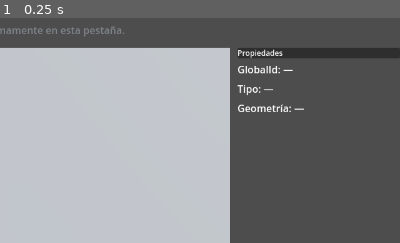
Above: before the commit, frame 1.
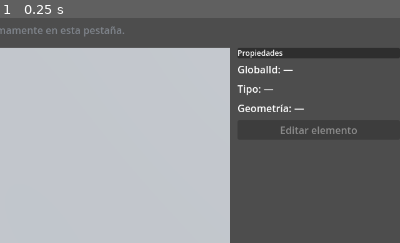
Above: after the commit, the same moment.

Repository: hfiguereo/axonBIM
Game: Godot game, scene res://scenes/main/main.tscn
The game is run twice, just before and just after one commit, with the same random seed, the same clock (stepped at 60 frames per second) and the same inputs.
Inputs:
- Up to frame 1 (0.25 s): no input
The pictures show only the part of the screen within x 50-100%, y 10-60%; the shares and areas given below are measured in that part.

The runs differ from the first frame. In frame 1, 0.2% of the frame differs, in the area x 70-90%, y 48-52%.

Commit message:
feat(ui): añade modo edicion por elemento
Co-authored-by: hfiguereo <hfiguereo@users.noreply.github.com>

Diff:
--- a/frontend/scenes/main/main.tscn
+++ b/frontend/scenes/main/main.tscn
@@ -259,6 +259,12 @@
 autowrap_mode = 2
 text = "Geometría: (pendiente RPC en Fase 2)"
 
+[node name="EditModeButton" type="Button" parent="UI/Root/Workspace/MainSplit/InnerSplit/RightDock/PropsScroll/PropsVBox"]
+unique_name_in_owner = true
+layout_mode = 2
+text = "Editar elemento"
+disabled = true
+
 [node name="StatusBar" type="PanelContainer" parent="UI/Root"]
 layout_mode = 2
 custom_minimum_size = Vector2(0, 30)
--- a/frontend/scripts/main/main_scene.gd
+++ b/frontend/scripts/main/main_scene.gd
@@ -10,6 +10,7 @@
 var _push_pull_tool: Node
 var _muros_tree_parent: TreeItem
 var _wall_tree_items: Dictionary = {}  # guid -> TreeItem
+var _edit_mode_guid: String = ""
 
 @onready var _ribbon_tabs: TabBar = $%RibbonTabs
 @onready var _ribbon_tools_inicio: Control = $%RibbonToolsInicio
@@ -25,10 +26,9 @@
 @onready var _prop_guid_label: Label = $%PropGuidLabel
 @onready var _prop_type_label: Label = $%PropTypeLabel
 @onready var _prop_dims_label: Label = $%PropDimsLabel
-@onready var _camera: Camera3D = $UI/Root/Workspace/MainSplit/InnerSplit/ViewportContainer/SubViewport/World/Camera3D
-@onready var _project_view: Node3D = (
-	$UI/Root/Workspace/MainSplit/InnerSplit/ViewportContainer/SubViewport/World/ProjectView
-)
+@onready var _edit_mode_button: Button = $%EditModeButton
+@onready var _camera: Camera3D = %Camera3D
+@onready var _project_view: Node3D = %ProjectView
 @onready var _viewport_container: SubViewportContainer = $%ViewportContainer
 @onready var _subviewport: SubViewport = $%SubViewport
 
@@ -59,6 +59,7 @@
 	_wall_button.pressed.connect(_on_create_wall_pressed)
 	_push_pull_button.pressed.connect(_on_push_pull_pressed)
 	_save_button.pressed.connect(_on_save_pressed)
+	_edit_mode_button.pressed.connect(_on_edit_mode_button_pressed)
 	_viewport_container.gui_input.connect(_on_viewport_container_gui_input)
 	_project_tree.item_selected.connect(_on_project_tree_item_selected)
 
@@ -72,6 +73,8 @@
 		var k: InputEventKey = event as InputEventKey
 		if k.pressed and k.keycode == KEY_Z and k.ctrl_pressed and not k.shift_pressed:
 			_do_undo_async()
+		elif k.pressed and k.keycode == KEY_ESCAPE and _is_edit_mode_active():
+			_exit_edit_mode("Modo edición: cerrado")
 
 
 func _do_undo_async() -> void:
@@ -135,6 +138,8 @@
 	var md: Variant = item.get_metadata(0)
 	if md is String and _is_wall_guid(md):
 		_project_view.set_selection(md)
+		if _is_edit_mode_active() and md != _edit_mode_guid:
+			_exit_edit_mode("")
 		_refresh_properties_panel()
 		_log_label.text = "Selección (árbol): %s" % md
 
@@ -159,10 +164,14 @@
 		_prop_guid_label.text = "GlobalId: —"
 		_prop_type_label.text = "Tipo: —"
 		_prop_dims_label.text = "Geometría: —"
+		_edit_mode_button.text = "Editar elemento"
+		_edit_mode_button.disabled = true
 		return
 	_prop_guid_label.text = "GlobalId: %s" % guid
 	_prop_type_label.text = "Tipo: IfcWall"
 	_prop_dims_label.text = "Geometría: (detalle vía RPC en Fase 2)"
+	_edit_mode_button.disabled = false
+	_edit_mode_button.text = "Salir de edición" if _edit_mode_guid == guid else "Editar elemento"
 
 
 func _refresh_status() -> void:
@@ -197,11 +206,13 @@
 	if _wall_tool.is_active():
 		_wall_tool.deactivate()
 		_project_view.clear_selection()
+		_exit_edit_mode("")
 		_refresh_properties_panel()
 		_log_label.text = "Crear muro: cancelado"
 		return
 	_push_pull_tool.deactivate()
 	_project_view.clear_selection()
+	_exit_edit_mode("")
 	_refresh_properties_panel()
 	_wall_tool.activate()
 	_log_label.text = "Crea muro: clickea P1 luego P2 en el viewport"
@@ -212,11 +223,14 @@
 		_push_pull_tool.deactivate()
 		_log_label.text = "Push/Pull: cancelado"
 		return
+	if not _is_edit_mode_active():
+		_log_label.text = "Entra en modo edición para usar Push/Pull."
+		return
 	_wall_tool.deactivate()
-	_project_view.clear_selection()
-	_refresh_properties_panel()
-	_push_pull_tool.activate()
-	_log_label.text = "Push/Pull: pasa el raton sobre la cara; clic para fijarla."
+	_project_view.set_selection(_edit_mode_guid)
+	_refresh_properties_panel()
+	_push_pull_tool.activate(_edit_mode_guid)
+	_log_label.text = "Push/Pull: elige una cara del elemento en edición."
 
 
 func _on_save_pressed() -> void:
@@ -258,9 +272,14 @@
 				_push_pull_tool.handle_viewport_click(pos)
 			else:
 				var picked: String = _project_view.pick_entity_at_screen(_camera, pos)
+				var is_double_click: bool = mb.double_click and picked != ""
 				_sync_tree_selection(picked)
+				if _is_edit_mode_active() and picked != _edit_mode_guid:
+					_exit_edit_mode("")
 				_refresh_properties_panel()
-				if picked != "":
+				if is_double_click:
+					_enter_edit_mode(picked)
+				elif picked != "":
 					_log_label.text = "Seleccionado: %s" % picked
 				else:
 					_log_label.text = "Sin selección (clic en vacío)"
@@ -277,3 +296,39 @@
 	_project_view.set_selection(guid)
 	_refresh_properties_panel()
 	_log_label.text = "Muro creado: %s (total=%d)" % [guid, _project_view.entity_count()]
+
+
+func _on_edit_mode_button_pressed() -> void:
+	var guid: String = _project_view.selected_guid()
+	if _is_edit_mode_active():
+		_exit_edit_mode("Modo edición: cerrado")
+	elif guid != "":
+		_enter_edit_mode(guid)
+
+
+func _enter_edit_mode(guid: String) -> void:
+	if guid == "" or not _project_view.has_entity(guid):
+		return
+	_wall_tool.deactivate()
+	_push_pull_tool.deactivate()
+	_edit_mode_guid = guid
+	_project_view.set_selection(guid)
+	_project_view.set_edit_target(guid)
+	_sync_tree_selection(guid)
+	_refresh_properties_panel()
+	_log_label.text = "Modo edición: %s. Usa Push/Pull o Esc para salir." % guid
+
+
+func _exit_edit_mode(message: String) -> void:
+	if _edit_mode_guid == "":
+		return
+	_edit_mode_guid = ""
+	_push_pull_tool.deactivate()
+	_project_view.clear_edit_target()
+	_refresh_properties_panel()
+	if message != "":
+		_log_label.text = message
+
+
+func _is_edit_mode_active() -> bool:
+	return _edit_mode_guid != ""
--- a/frontend/scripts/tools/push_pull_tool.gd
+++ b/frontend/scripts/tools/push_pull_tool.gd
@@ -14,6 +14,7 @@
 var _project_view: Node3D
 var _active: bool = false
 var _step: int = 0
+var _editable_guid: String = ""
 var _pending_guid: String = ""
 var _pending_topo: String = ""
 ## Normal unitaria de extrusion (fijada en el primer clic; coincide con la cara resaltada).
@@ -26,9 +27,10 @@
 	_project_view = project_view
 
 
-func activate() -> void:
+func activate(editable_guid: String = "") -> void:
 	_active = true
 	_step = 0
+	_editable_guid = editable_guid
 	_pending_guid = ""
 	_pending_topo = ""
 	_extrusion_axis = Vector3.ZERO
@@ -41,6 +43,7 @@
 func deactivate() -> void:
 	_active = false
 	_step = 0
+	_editable_guid = ""
 	_pending_guid = ""
 	_pending_topo = ""
 	_extrusion_axis = Vector3.ZERO
@@ -64,6 +67,10 @@
 			_project_view.clear_face_hover()
 			push_pull_completed.emit(false, "Selecciona una cara de muro.")
 			return
+		if _editable_guid != "" and str(hit["guid"]) != _editable_guid:
+			_project_view.clear_face_hover()
+			push_pull_completed.emit(false, "Edita solo el elemento activo.")
+			return
 		_pending_guid = str(hit["guid"])
 		_pending_topo = str(hit["topo_id"])
 		_extrusion_axis = (hit["normal"] as Vector3).normalized()
@@ -74,7 +81,9 @@
 		_anchor = hit["position"] as Vector3
 		_project_view.lock_face_hover_from_hit(hit)
 		_step = 1
-		status_message.emit("Push/Pull: segundo clic en la vista (profundidad a lo largo de la normal).")
+		status_message.emit(
+			"Push/Pull: segundo clic en la vista (profundidad a lo largo de la normal)."
+		)
 		return
 
 	var vec: Vector3 = _extrusion_vector_from_click(screen_pos)
--- a/frontend/scripts/viewport_3d/project_view.gd
+++ b/frontend/scripts/viewport_3d/project_view.gd
@@ -20,9 +20,11 @@
 var _triangle_topo: Dictionary = {}  # guid -> Array[String] (una por triángulo)
 var _material: StandardMaterial3D = _default_material()
 var _highlight: StandardMaterial3D = _highlight_material()
+var _edit_highlight: StandardMaterial3D = _edit_highlight_material()
 var _hover_preview_mat: StandardMaterial3D = _face_hover_preview_material()
 var _hover_locked_mat: StandardMaterial3D = _face_hover_locked_material()
 var _selected_guid: String = ""
+var _edit_guid: String = ""
 var _face_hover_mi: MeshInstance3D
 var _face_hover_locked: bool = false
 
@@ -52,6 +54,7 @@
 	mi.mesh = MeshBuilder.build_array_mesh(mesh_dict)
 	_store_topo_ids(guid, mesh_dict)
 	mi.create_trimesh_collision()
+	_refresh_entity_overlay(guid)
 
 
 func remove_entity(guid: String) -> void:
@@ -59,6 +62,8 @@
 		return
 	if _selected_guid == guid:
 		_selected_guid = ""
+	if _edit_guid == guid:
+		_edit_guid = ""
 	_triangle_topo.erase(guid)
 	var node: MeshInstance3D = _entities[guid]
 	node.queue_free()
@@ -70,13 +75,25 @@
 
 
 func set_selection(guid: String) -> void:
-	if _selected_guid != "" and _entities.has(_selected_guid):
-		var prev: MeshInstance3D = _entities[_selected_guid]
-		prev.material_overlay = null
+	var previous_guid: String = _selected_guid
 	_selected_guid = guid
-	if guid != "" and _entities.has(guid):
-		var mi: MeshInstance3D = _entities[guid]
-		mi.material_overlay = _highlight
+	_refresh_entity_overlay(previous_guid)
+	_refresh_entity_overlay(guid)
+
+
+func set_edit_target(guid: String) -> void:
+	"""Define el elemento editable; vacío sale del modo edición."""
+	var previous_guid: String = _edit_guid
+	_edit_guid = guid if guid != "" and _entities.has(guid) else ""
+	if _edit_guid != "":
+		_selected_guid = _edit_guid
+	_refresh_entity_overlay(previous_guid)
+	_refresh_entity_overlay(_selected_guid)
+	clear_face_hover()
+
+
+func clear_edit_target() -> void:
+	set_edit_target("")
 
 
 func pick_entity_at_screen(camera: Camera3D, screen_pos: Vector2) -> String:
@@ -96,6 +113,8 @@
 		return {"ok": false}
 	var guid: String = _guid_from_collider(hit.get("collider"))
 	if guid == "":
+		return {"ok": false}
+	if _edit_guid != "" and guid != _edit_guid:
 		return {"ok": false}
 	var fi: int = int(hit.get("face_index", -1))
 	if fi < 0:
@@ -183,7 +202,9 @@
 	_face_hover_mi.visible = true
 
 
-func _triangle_hover_mesh(mi: MeshInstance3D, face_idx: int, hit_normal_world: Vector3) -> ArrayMesh:
+func _triangle_hover_mesh(
+	mi: MeshInstance3D, face_idx: int, hit_normal_world: Vector3
+) -> ArrayMesh:
 	var src: Mesh = mi.mesh
 	if src == null or src.get_surface_count() < 1:
 		return null
@@ -258,6 +279,22 @@
 	return _selected_guid
 
 
+func edit_target_guid() -> String:
+	return _edit_guid
+
+
+func _refresh_entity_overlay(guid: String) -> void:
+	if guid == "" or not _entities.has(guid):
+		return
+	var mi: MeshInstance3D = _entities[guid]
+	if guid == _edit_guid:
+		mi.material_overlay = _edit_highlight
+	elif guid == _selected_guid:
+		mi.material_overlay = _highlight
+	else:
+		mi.material_overlay = null
+
+
 func _store_topo_ids(guid: String, mesh_dict: Dictionary) -> void:
 	var raw: Variant = mesh_dict.get("topo_ids", [])
 	var arr: Array = []
@@ -322,6 +359,17 @@
 	return mat
 
 
+func _edit_highlight_material() -> StandardMaterial3D:
+	var mat: StandardMaterial3D = StandardMaterial3D.new()
+	mat.albedo_color = Color(0.15, 0.62, 1.0, 0.42)
+	mat.transparency = BaseMaterial3D.TRANSPARENCY_ALPHA
+	mat.emission_enabled = true
+	mat.emission = Color(0.1, 0.5, 1.0)
+	mat.emission_energy_multiplier = 0.6
+	mat.roughness = 0.45
+	return mat
+
+
 func _face_hover_preview_material() -> StandardMaterial3D:
 	var mat: StandardMaterial3D = StandardMaterial3D.new()
 	mat.albedo_color = Color(0.25, 0.75, 1.0, 0.45)
Not shown, changed: CHANGELOG.md
